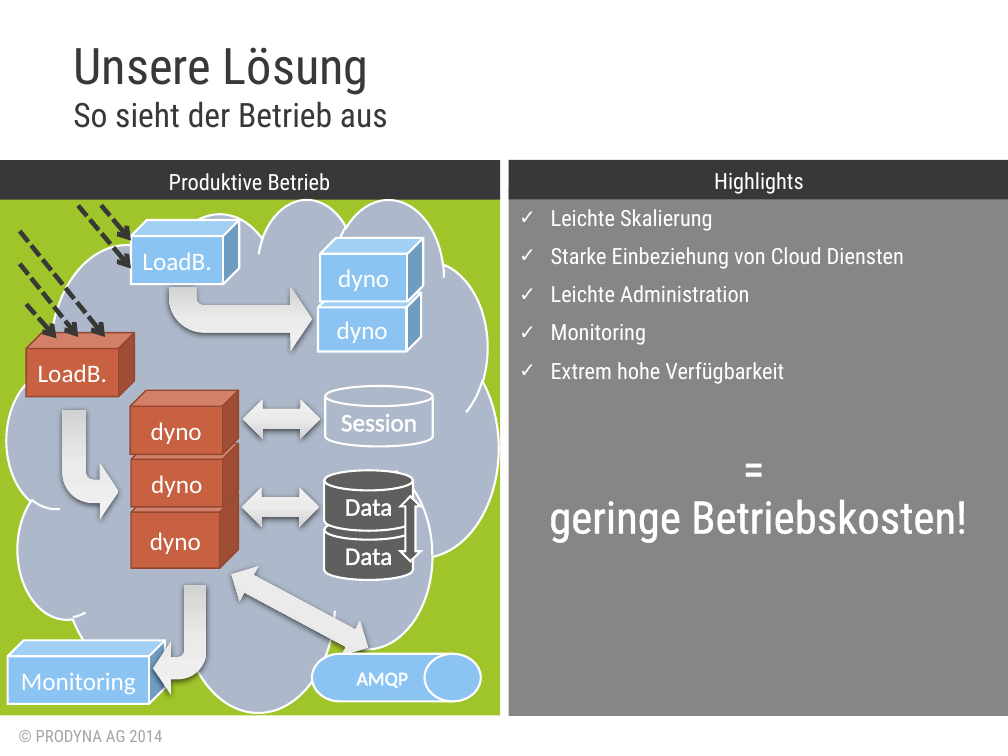
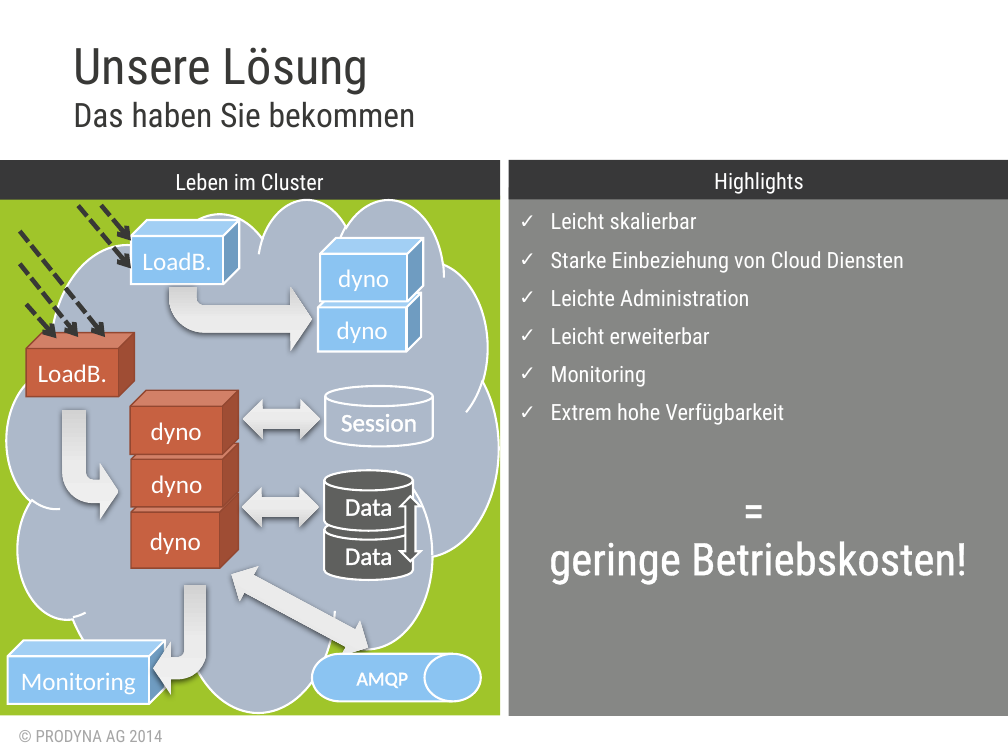
Before and after one commit to lagranovskiy/timetracker-server, a slide deck: slide 6 of doc/AbschlussPräsentation.pptx (slide 12 before the commit). Drawn at 1008x756 pixels with LibreOffice and Linux fonts; fonts in the diff are those of the drawing; background and template pictures are left out. Boxes give left, top, right and bottom in pixels: in the first picture for what was removed or moved away, otherwise in the second. Text is boxed around its words. In the diff, an @@ line names an element or a change of style, - is before the commit and + after.

```diff
--- a/doc/AbschlussPräsentation.pptx
+++ b/doc/AbschlussPräsentation.pptx
@@ subtitle at (x1=73, y1=101, x2=416, y2=128): text changed @@
-So sieht der Betrieb aus
+Das haben Sie bekommen
@@ text at (x1=175, y1=173, x2=324, y2=190): text changed @@
-Produktive Betrieb
+Leben im Cluster
@@ text at (x1=551, y1=212, x2=697, y2=229): text changed @@
-✓ Leichte Skalierung
+✓ Leicht skalierbar
@@ text at (x1=551, y1=327, x2=710, y2=344): paragraph added @@
+✓ Leicht erweiterbar
```
Also in this commit, not shown: 14 other slides changed, 3 slides added, 1 other file.
